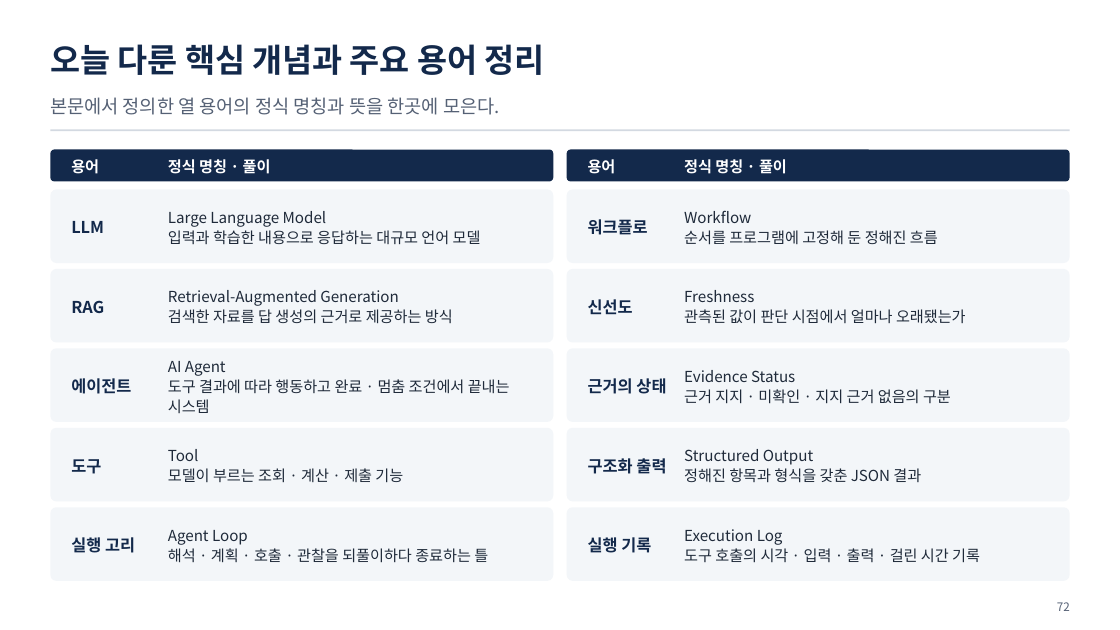
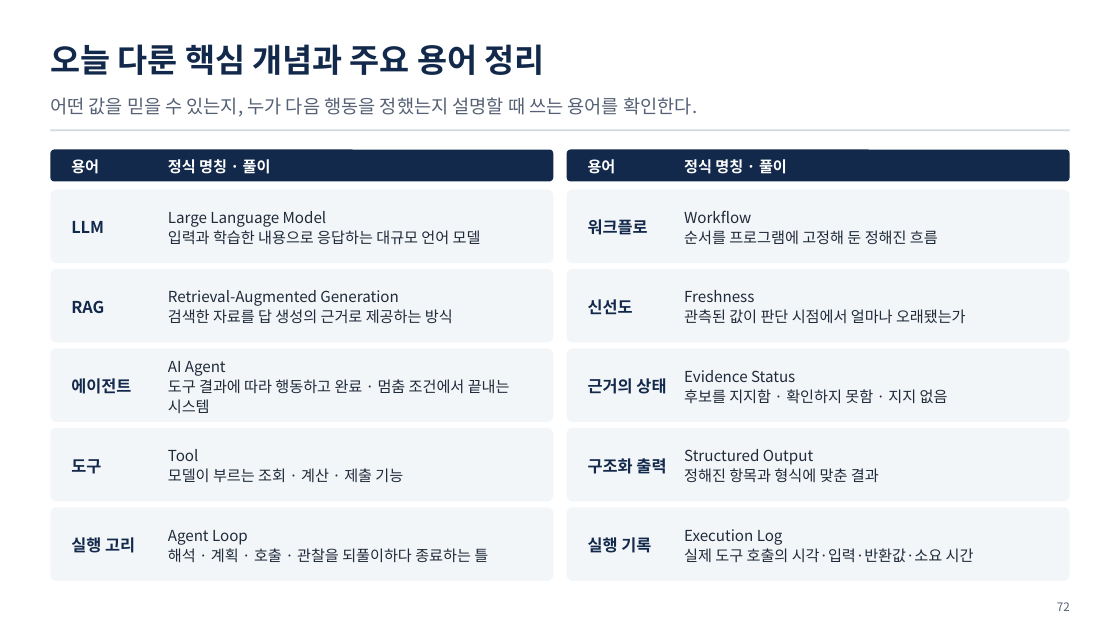
Before and after one commit to uengine-oss/hyd-iot-edu, a slide deck: slide 72 of workspace/강의제작/산출물/통합반/이론/05회차/통합반_05일차.pptx. Drawn at 1120x630 pixels with LibreOffice and Linux fonts; fonts in the diff are those of the drawing. Boxes give left, top, right and bottom in pixels: in the first picture for what was removed or moved away, otherwise in the second. Text is boxed around its words. In the diff, an @@ line names an element or a change of style, - is before the commit and + after.

Commit message:
통합반 5회차 71~72장의 측정 구간·추천 승인과 용어를 복습 낭독·화면에 맞춘다

```diff
--- a/workspace/강의제작/산출물/통합반/이론/05회차/통합반_05일차.pptx
+++ b/workspace/강의제작/산출물/통합반/이론/05회차/통합반_05일차.pptx
@@ text at (50,97,697,117): text changed @@
-본문에서 정의한 열 용어의 정식 명칭과 뜻을 한곳에 모은다.
+어떤 값을 믿을 수 있는지, 누가 다음 행동을 정했는지 설명할 때 쓰는 용어를 확인한다.
@@ text at (684,389,948,403): text changed @@
-근거 지지 · 미확인 · 지지 근거 없음의 구분
+후보를 지지함 · 확인하지 못함 · 지지 없음
@@ text at (684,468,879,482): text changed @@
-정해진 항목과 형식을 갖춘 JSON 결과
+정해진 항목과 형식에 맞춘 결과
@@ text at (684,548,974,563): text changed @@
-도구 호출의 시각 · 입력 · 출력 · 걸린 시간 기록
+실제 도구 호출의 시각·입력·반환값·소요 시간
```
Also in this commit, not shown: 1 other slide changed, 20 other files.
